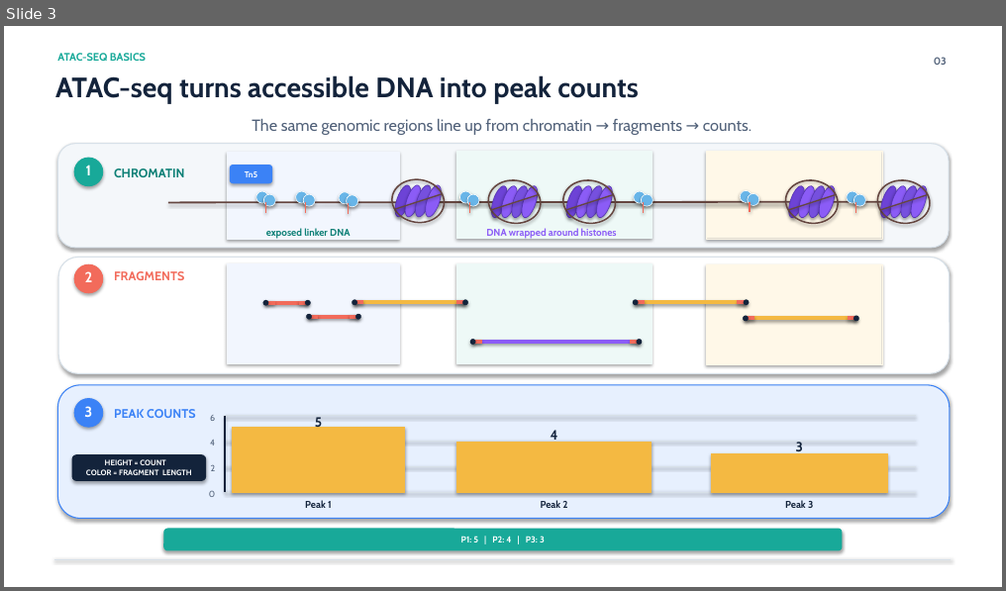
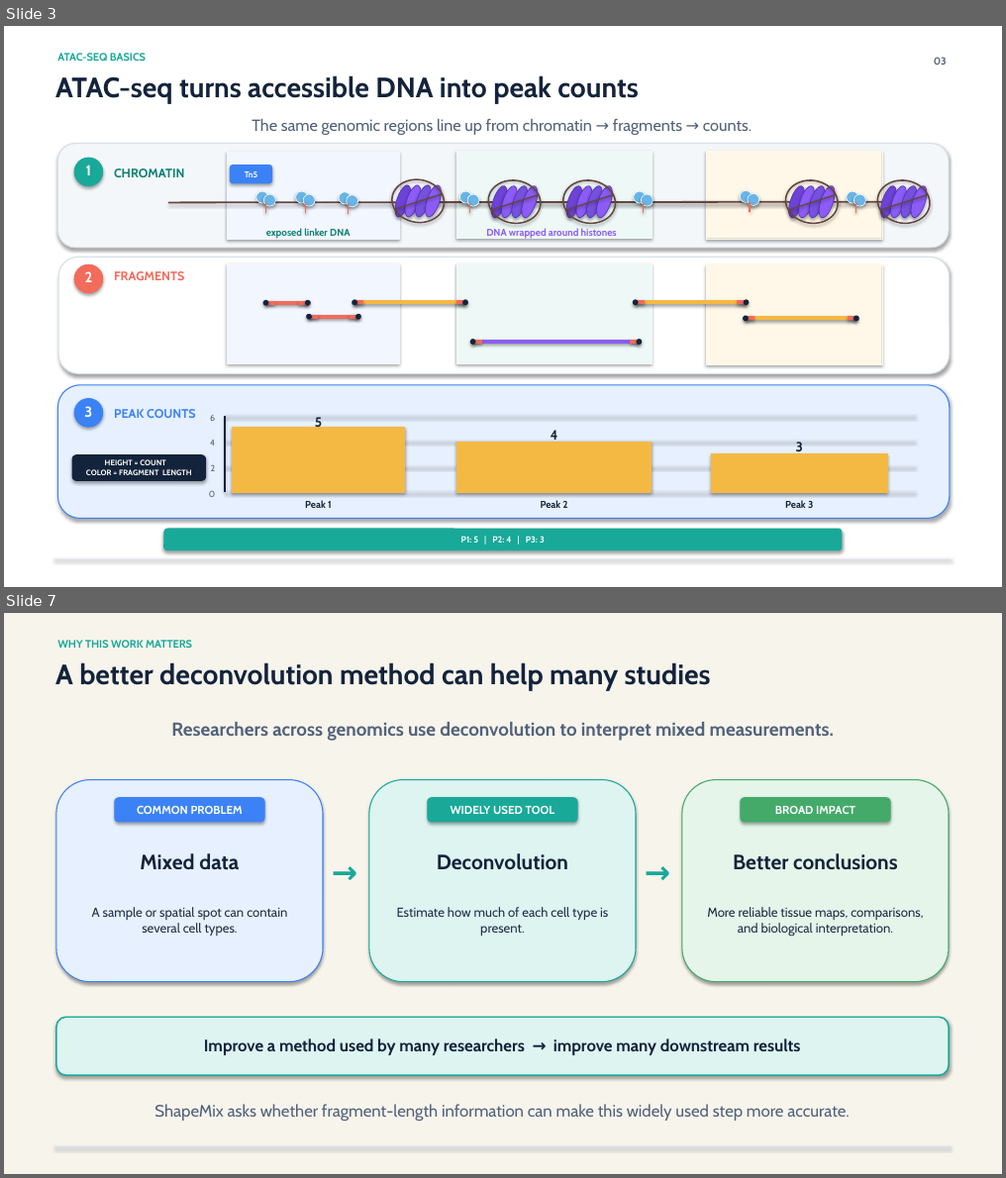
Before and after one commit to ericzhuang2010/deconvATAC, a slide deck: docs/ShapeMix/presentations/ShapeMix_High_School_Research_Deck.pptx. Shown one above the other, each under a label of ours: slide 3 before the commit, slides 3 and 7 after it; the slides between them are not shown. The pictures are 1006x591 and 1006x1178 pixels, drawn with LibreOffice and Linux fonts; fonts in the diff are those of the drawing. Boxes give left, top, right and bottom in pixels: in the first picture for what was removed or moved away, otherwise in the second. Text is boxed around its words. In the diff, an @@ line names an element or a change of style, - is before the commit and + after.

```diff
--- a/docs/ShapeMix/presentations/ShapeMix_High_School_Research_Deck.pptx
+++ b/docs/ShapeMix/presentations/ShapeMix_High_School_Research_Deck.pptx
@@ slide 7 added at [4, 613, 1002, 1174], background #F7F4EC @@
@@ text added at [57, 640, 192, 648], 10.5 pt, text #18A999, bold @@
+WHY THIS WORK MATTERS
@@ text added at [55, 663, 711, 691], 27 pt, text #13233B, bold @@
+A better deconvolution method can help many studies
@@ text added at [171, 722, 834, 741], 18 pt, text #52627A, bold @@
+Researchers across genomics use deconvolution to interpret mixed measurements.
@@ rounded rectangle added at [56, 780, 323, 982], fill #E7F0FE, outline #3B82F6 1 pt @@
@@ rounded rectangle added at [369, 780, 636, 982], fill #DDF4F1, outline #18A999 1 pt @@
@@ rounded rectangle added at [682, 780, 948, 982], fill #E5F5E9, outline #43AA6A 1 pt @@
@@ rounded rectangle added at [115, 798, 264, 822], fill #3B82F6, outline #3B82F6 1 pt, 11 pt, text #FFFFFF, bold @@
+COMMON PROBLEM
@@ rounded rectangle added at [428, 798, 577, 822], fill #18A999, outline #18A999 1 pt, 11 pt, text #FFFFFF, bold @@
+WIDELY USED TOOL
@@ rounded rectangle added at [741, 798, 890, 822], fill #43AA6A, outline #43AA6A 1 pt, 11 pt, text #FFFFFF, bold @@
+BROAD IMPACT
@@ text added at [140, 854, 239, 870], 20 pt, text #13233B, bold @@
+Mixed data
@@ text added at [327, 851, 362, 891], 30 pt, text #18A999, bold @@
+→
@@ text added at [437, 854, 568, 870], 20 pt, text #13233B, bold @@
+Deconvolution
@@ text added at [640, 851, 675, 891], 30 pt, text #18A999, bold @@
+→
@@ text added at [733, 854, 897, 870], 20 pt, text #13233B, bold @@
+Better conclusions
@@ text added at [92, 907, 287, 936], 12.5 pt, text #213047 @@
+A sample or spatial spot can contain several cell types.
@@ text added at [397, 907, 608, 936], 12.5 pt, text #213047 @@
+Estimate how much of each cell type is present.
@@ text added at [707, 907, 923, 936], 12.5 pt, text #213047 @@
+More reliable tissue maps, comparisons, and biological interpretation.
@@ rounded rectangle added at [56, 1017, 948, 1075], fill #DDF4F1, outline #18A999 1.4 pt @@
@@ text added at [204, 1039, 801, 1056], 16 pt, text #13233B, bold @@
+Improve a method used by many researchers → improve many downstream results
@@ text added at [154, 1104, 849, 1121], 16 pt, text #52627A @@
+ShapeMix asks whether fragment-length information can make this widely used step more accurate.
@@ rectangle added at [54, 1147, 951, 1148], fill #D7E0E8, outline #D7E0E8 0.25 pt @@
```
Also in this commit, not shown: 9 slides changed, 7 other slides added, 15 slides removed, 23 other files.
